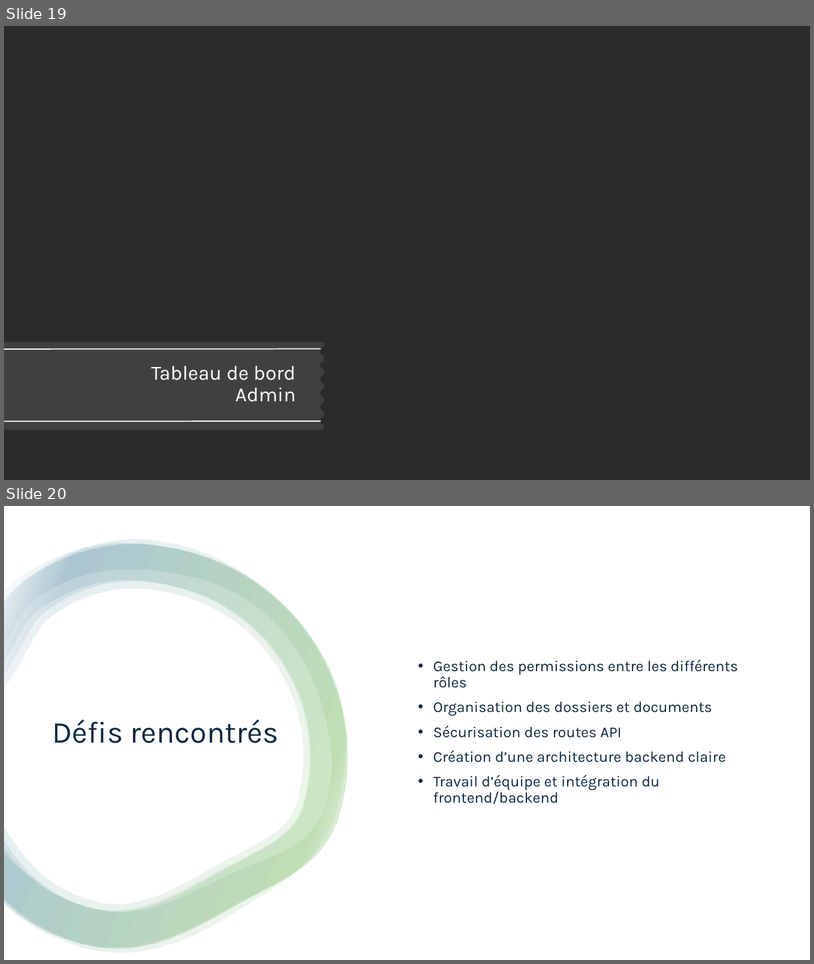
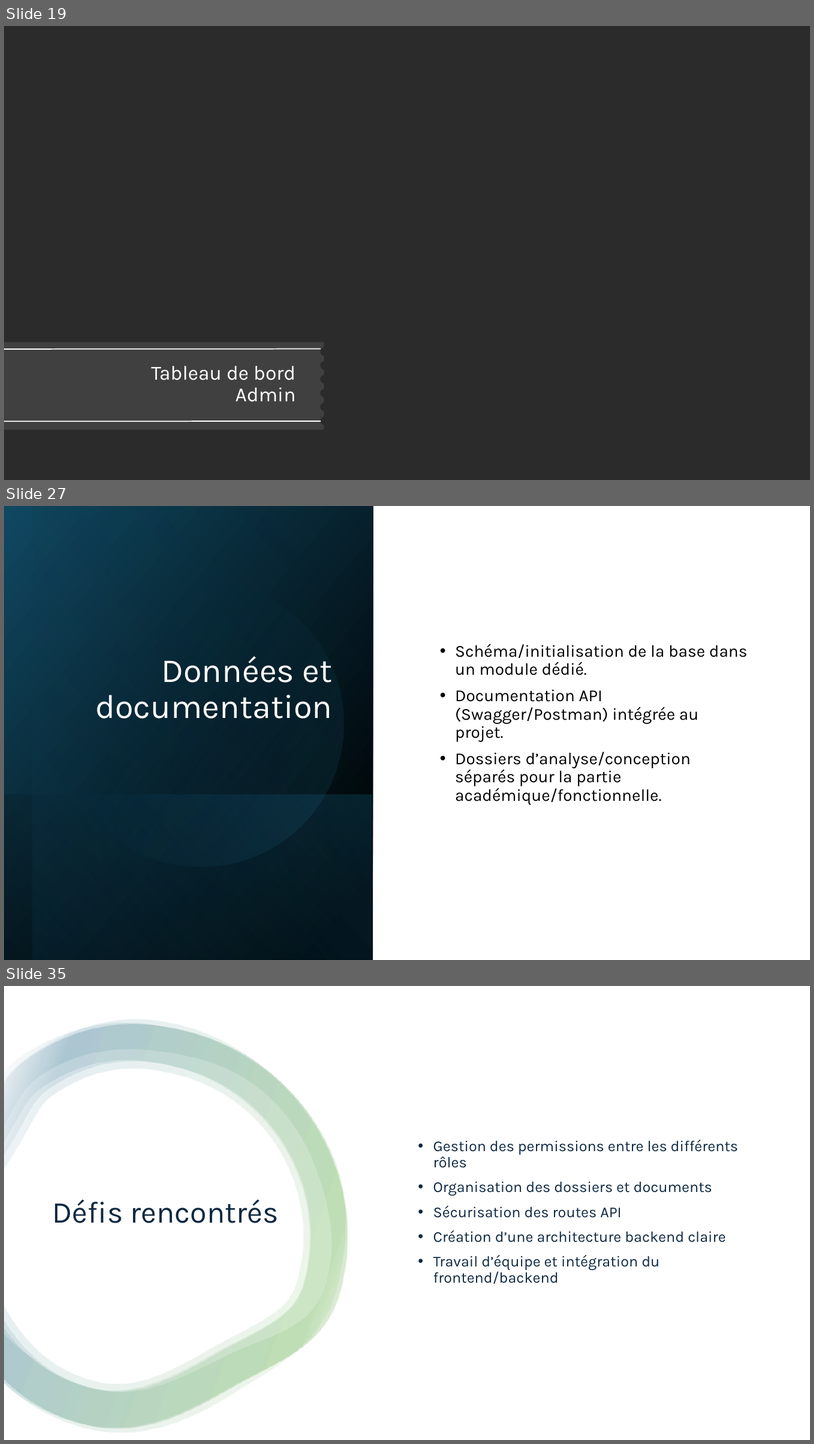
Before and after one commit to xpelletier07/Projet_Site_Immigration, a slide deck: Mandats/Mandat_3/Présentation.pptx. Shown one above the other, each under a label of ours: slides 19 and 20 before the commit, slides 19, 27 and 35 after it; the slides between them are not shown. The pictures are 814x964 and 814x1444 pixels, drawn with LibreOffice and Linux fonts; fonts in the diff are those of the drawing; background and template pictures are left out; a plain dark background stands for a picture behind light text. Boxes give left, top, right and bottom in pixels: in the first picture for what was removed or moved away, otherwise in the second. Text is boxed around its words. In the diff, an @@ line names an element or a change of style, - is before the commit and + after.

```diff
--- a/Mandats/Mandat_3/Présentation.pptx
+++ b/Mandats/Mandat_3/Présentation.pptx
@@ slide 27 added at box(4, 506, 810, 960), background #FFFFFF @@
@@ rectangle added at box(4, 506, 373, 960), fill gradient #000000 to #104862 @@
@@ rectangle added at box(33, 506, 374, 960), fill gradient #000000 to #156082 @@
@@ ellipse added at box(33, 555, 370, 892), fill gradient #156082 to #46B1E1 @@
@@ text added at box(455, 643, 748, 805), 20 pt, text #000000 @@
+• Schéma/initialisation de la base dans un module dédié.
+• Documentation API (Swagger/Postman) intégrée au projet.
+• Dossiers d’analyse/conception séparés pour la partie académique/fonctionnelle.
@@ title added at box(95, 656, 333, 718), 40 pt, text #FFFFFF @@
+Données et documentation
@@ rectangle added at box(4, 794, 372, 960), fill gradient #156082 to #000000 @@
@@ what was slide 20 is now slide 35 @@
```
Also in this commit, not shown: 3 slides changed, 15 other slides added.
